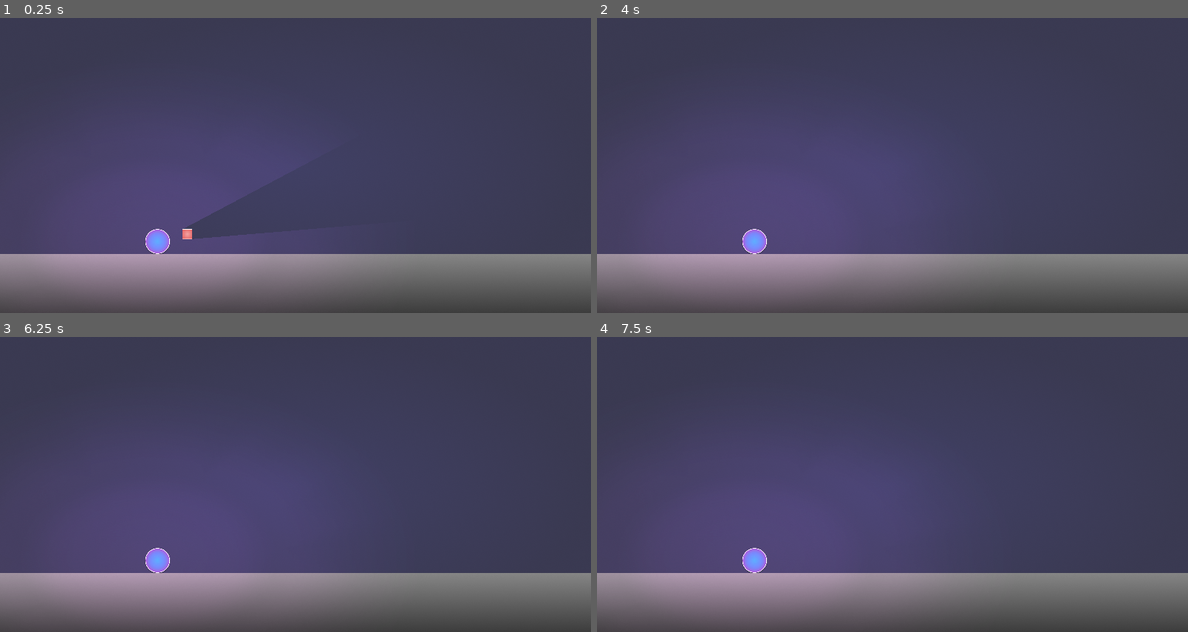
Above: before the commit, frames 1-4 (two rows, left to right).
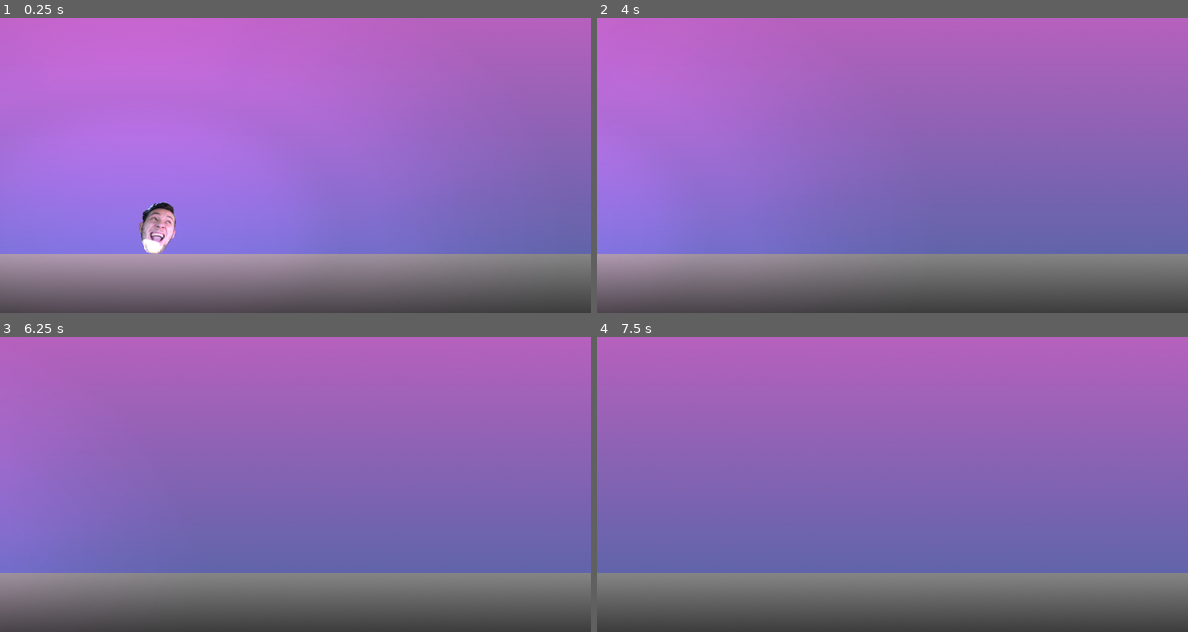
Above: after the commit, the same moments.

Repository: elleremo/ruslan_game
Game: Godot game, scene res://main.tscn
Same seed, same stepped clock (60 frames per second), same inputs: the game is played once before the commit and once after it.
Inputs (mouse positions are in pixels of both pictures, inside the frame that each line leads up to):
- Up to frame 1 (0.25 s): no input
- Up to frame 2 (4 s): move the mouse to (1022, 150) at 0.52 s; move the mouse to (774, 180) at 1.27 s; move the mouse to (951, 100) at 2.02 s; move the mouse to (862, 224) at 2.77 s; tap Enter at 3.5 s; move the mouse to (1069, 209) at 3.52 s
- Up to frame 3 (6.25 s): tap Space at 4.25, 5.75 s; move the mouse to (118, 440) at 4.27 s; tap Enter at 5 s; move the mouse to (325, 484) at 5.02 s; move the mouse to (206, 410) at 5.77 s
- Up to frame 4 (7.5 s): tap Enter at 6.5 s; move the mouse to (1022, 469) at 6.52 s; tap Space at 7.25 s; move the mouse to (774, 499) at 7.27 s

The runs differ from the first frame. In frame 1, 80% of the frame differs, in the area x 0-100%, y 0-80%; in frame 2, 80%; in frame 3, 83%; in frame 4, 85%, in the area x 0-100%, y 0-95%.

Commit message:
save

Diff:
--- a/game/ball.tscn
+++ b/game/ball.tscn
@@ -1,7 +1,8 @@
-[gd_scene load_steps=5 format=2]
+[gd_scene load_steps=6 format=2]
 
 [ext_resource path="res://res/ball.png" type="Texture" id=1]
-[ext_resource path="res://res/light.png" type="Texture" id=2]
+[ext_resource path="res://res/ball2.png" type="Texture" id=2]
+[ext_resource path="res://res/light.png" type="Texture" id=3]
 
 [sub_resource type="GDScript" id=1]
 script/source = "extends KinematicBody2D
@@ -60,17 +61,29 @@
 script = SubResource( 1 )
 
 [node name="CollisionShape2D" type="CollisionShape2D" parent="."]
+visible = false
 position = Vector2( -0.0102081, 0.0202332 )
 shape = SubResource( 2 )
 
-[node name="ball" type="Sprite" parent="."]
-position = Vector2( -0.0102081, 4.03867 )
+[node name="ball" type="Sprite" parent="CollisionShape2D"]
+visible = false
+position = Vector2( 0, 4.01844 )
 texture = ExtResource( 1 )
 
-[node name="Light2D" type="Light2D" parent="."]
+[node name="CollisionPolygon2D" type="CollisionPolygon2D" parent="."]
+position = Vector2( -9.84021, 5.57402 )
+scale = Vector2( 1.5819, 1.5819 )
+build_mode = 1
+polygon = PoolVector2Array( 33.0741, 25.0075, 15.5926, 49.6002, -7.22223, 51.0816, -21.1482, 45.7483, -34.4815, 18.489, -35.0741, 8.41493, -41.2963, -6.6962, -40.1112, -23.8814, -31.8148, -56.1777, -3.66667, -77.8074, 24.7778, -83.7333, 46.1112, -69.8074, 50.2593, -54.1037, 53.2223, -42.5481, 51.1482, -9.36286, 49.3704, 7.82233 )
+
+[node name="ball2" type="Sprite" parent="CollisionPolygon2D"]
+position = Vector2( 4.668, -16.8659 )
+texture = ExtResource( 2 )
+
+[node name="Light2D" type="Light2D" parent="CollisionPolygon2D"]
 position = Vector2( 3.89856, 1.8949 )
 scale = Vector2( 2.22869, 1.47094 )
-texture = ExtResource( 2 )
+texture = ExtResource( 3 )
 color = Color( 0.776471, 0.372549, 0.780392, 0.117647 )
 energy = 2.0
 shadow_enabled = true
--- a/game/cube.tscn
+++ b/game/cube.tscn
@@ -1,6 +1,7 @@
-[gd_scene load_steps=5 format=2]
+[gd_scene load_steps=6 format=2]
 
 [ext_resource path="res://res/cube.png" type="Texture" id=1]
+[ext_resource path="res://res/cube2.png" type="Texture" id=2]
 
 [sub_resource type="GDScript" id=1]
 script/source = "extends KinematicBody2D
@@ -29,18 +30,33 @@
 extents = Vector2( 50, 50 )
 
 [sub_resource type="OccluderPolygon2D" id=3]
-polygon = PoolVector2Array( -20, 20, -20, -20, 20, -20, 20, 20 )
+polygon = PoolVector2Array( -8.88396, 20.2247, -10.8988, -15.1728, -6.55309, -20.1111, -0.627167, -18.0568, 1.54567, 10.1111, 10.6321, 10.9012, 9.88148, 20.6197 )
 
 [node name="cube" type="KinematicBody2D"]
 script = SubResource( 1 )
 
 [node name="CollisionShape2D" type="CollisionShape2D" parent="."]
-editor/display_folded = true
+visible = false
 scale = Vector2( 0.402572, 0.402572 )
 shape = SubResource( 2 )
 
 [node name="cube" type="Sprite" parent="CollisionShape2D"]
 texture = ExtResource( 1 )
 
-[node name="LightOccluder2D" type="LightOccluder2D" parent="."]
+[node name="CollisionPolygon2D" type="CollisionPolygon2D" parent="."]
+position = Vector2( -98.7713, 1.1293 )
+scale = Vector2( 1.62937, 1.62937 )
+polygon = PoolVector2Array( 45.8321, -18.6889, 48.2025, -24.9704, 52.7457, -26.7876, 57.6839, -24.9704, 58.6716, -22.0469, 61.437, 11.9284, 67.5605, 12.1654, 72.3012, 15.5235, 74.079, 21.0543, 71.5111, 25.9926, 48.4, 25.5975, 48.5975, 13.9432 )
+__meta__ = {
+"_edit_group_": true
+}
+
+[node name="LightOccluder2D" type="LightOccluder2D" parent="CollisionPolygon2D"]
+position = Vector2( 60.0784, -0.769311 )
+scale = Vector2( 1.30892, 1.30892 )
 occluder = SubResource( 3 )
+
+[node name="cube2" type="Sprite" parent="CollisionPolygon2D"]
+position = Vector2( 60, 0 )
+scale = Vector2( 0.402572, 0.402572 )
+texture = ExtResource( 2 )
--- a/game/main.tscn
+++ b/game/main.tscn
@@ -65,6 +65,7 @@
 scale = Vector2( 0.5, 0.5 )
 
 [node name="cube" parent="." instance=ExtResource( 3 )]
+visible = false
 position = Vector2( 505.6, 439.6 )
 scale = Vector2( 0.5, 0.5 )
 
Binary file added: game/res/ball2.png
Not shown, added: game/res/ball2.png.import
Binary file changed: game/res/bg.png
Binary file added: game/res/cube2.png
Not shown, added: game/res/cube2.png.import
